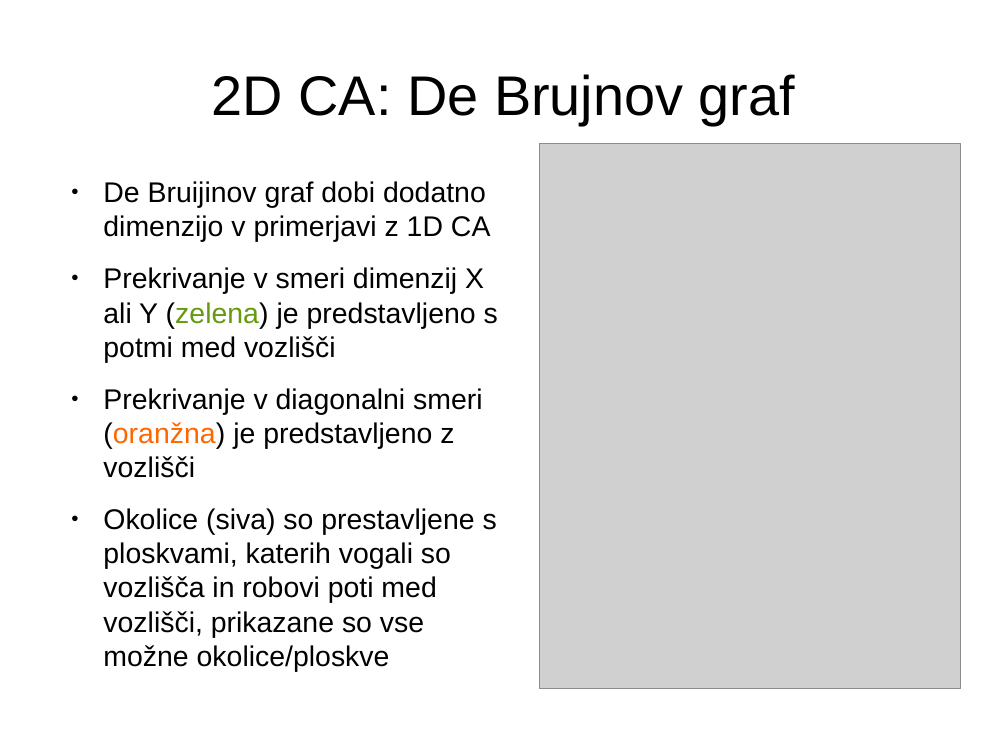
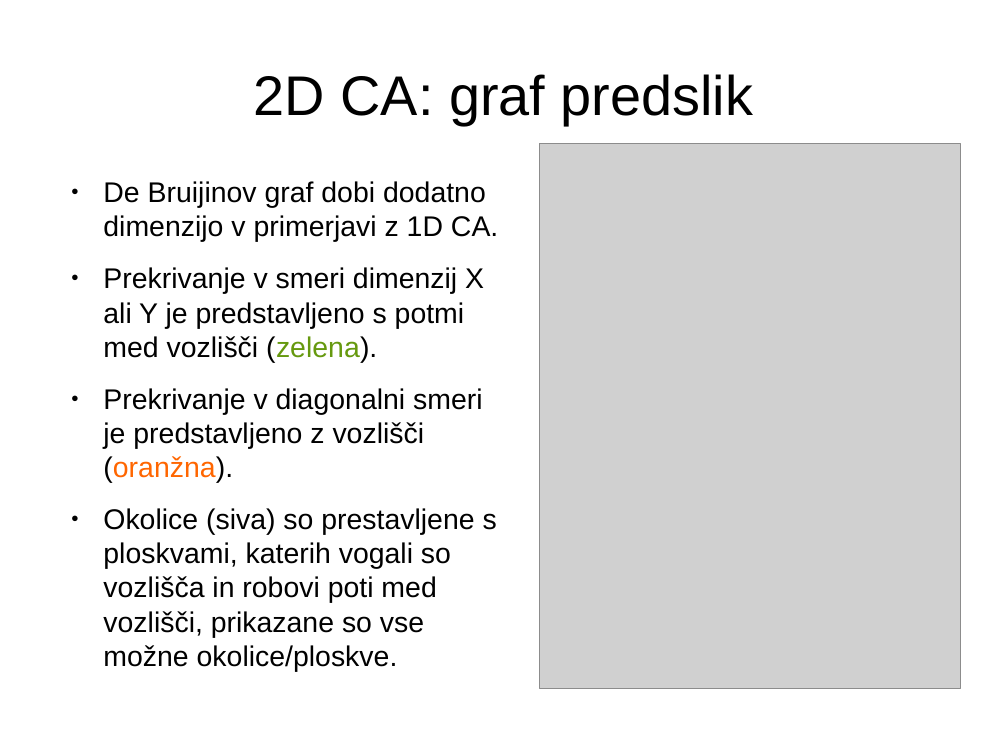
Before and after one commit to jeras/fri-latex-templates, a slide deck: slide 14 of predstavitev/predstavitev.odp (slide 13 before the commit). Drawn at 1008x756 pixels with LibreOffice and Linux fonts; fonts in the diff are those of the drawing; grey boxes stand for pictures. Boxes give left, top, right and bottom in pixels: in the first picture for what was removed or moved away, otherwise in the second. Text is boxed around its words. In the diff, an @@ line names an element or a change of style, - is before the commit and + after.

```diff
--- a/predstavitev/predstavitev.odp
+++ b/predstavitev/predstavitev.odp
@@ title at <box>254,74,753,125</box>: text changed @@
-2D CA: De Brujnov graf
+2D CA: graf predslik
@@ text at <box>103,181,498,637</box>: text changed @@
-● De Bruijinov graf dobi dodatno dimenzijo v primerjavi z 1D CA
-● Prekrivanje v smeri dimenzij X ali Y (zelena) je predstavljeno s potmi med vozlišči
-● Prekrivanje v diagonalni smeri (oranžna) je predstavljeno z vozlišči
-● Okolice (siva) so prestavljene s ploskvami, katerih vogali so vozlišča in robovi poti med vozlišči, prikazane so vse možne okolice/ploskve
+● De Bruijinov graf dobi dodatno dimenzijo v primerjavi z 1D CA.
+● Prekrivanje v smeri dimenzij X ali Y je predstavljeno s potmi med vozlišči (zelena).
+● Prekrivanje v diagonalni smeri je predstavljeno z vozlišči (oranžna).
+● Okolice (siva) so prestavljene s ploskvami, katerih vogali so vozlišča in robovi poti med vozlišči, prikazane so vse možne okolice/ploskve.
```
Also in this commit, not shown: 16 other slides changed, 6 slides added, 6 other files.
